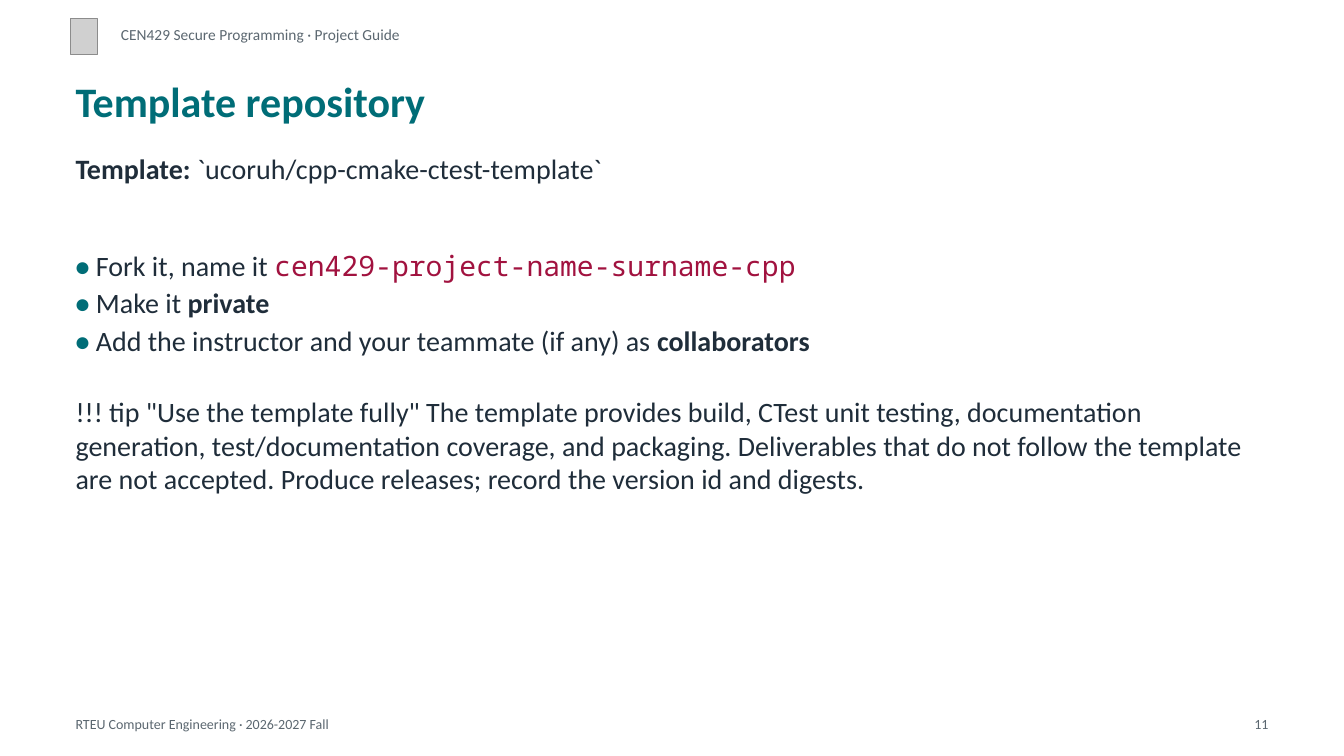
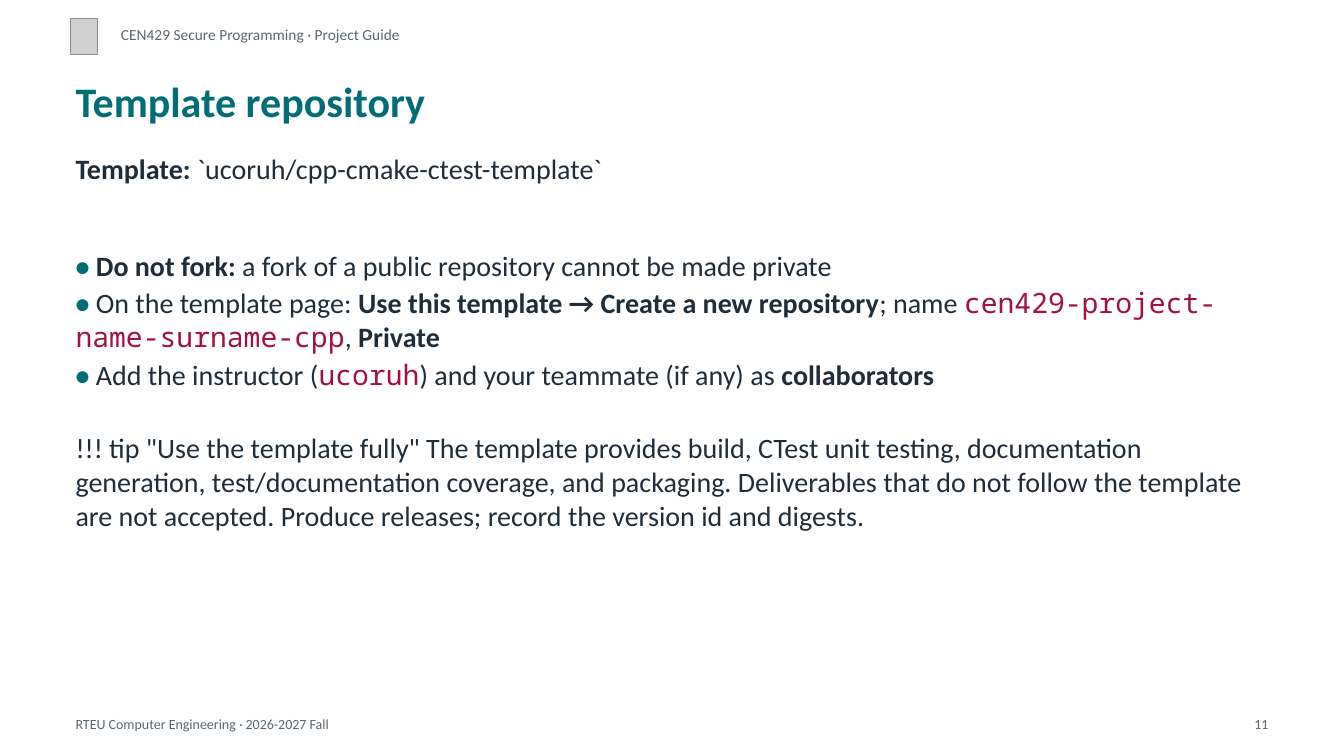
Before and after one commit to ucoruh/cen429-secure-programming, a slide deck: slide 11 of docs/project-guide/cen429-proje-rehberi-sunum.en.pptx. Drawn at 1344x756 pixels with LibreOffice and Linux fonts; fonts in the diff are those of the drawing; grey boxes stand for pictures. Boxes give left, top, right and bottom in pixels: in the first picture for what was removed or moved away, otherwise in the second. Text is boxed around its words. In the diff, an @@ line names an element or a change of style, - is before the commit and + after.

Commit message:
Proje rehberi: depoyu şablondan oluştur (fork yok), projeyi yerelde göster, gösterim kontrol listesi

```diff
--- a/docs/project-guide/cen429-proje-rehberi-sunum.en.pptx
+++ b/docs/project-guide/cen429-proje-rehberi-sunum.en.pptx
@@ text at (x1=76, y1=256, x2=1216, y2=390): text changed @@
-• Fork it, name it cen429-project-name-surname-cpp
-• Make it private
-• Add the instructor and your teammate (if any) as collaborators
+• Do not fork: a fork of a public repository cannot be made private
+• On the template page: Use this template → Create a new repository; name cen429-project-name-surname-cpp, Private
+• Add the instructor (ucoruh) and your teammate (if any) as collaborators
@@ text "!!! tip "Use the template ..." moved from (x1=76, y1=402, x2=1241, y2=494) to (x1=76, y1=438, x2=1241, y2=531) @@
```
Also in this commit, not shown: 44 other slides changed, 2 slides added, 41 other files.
